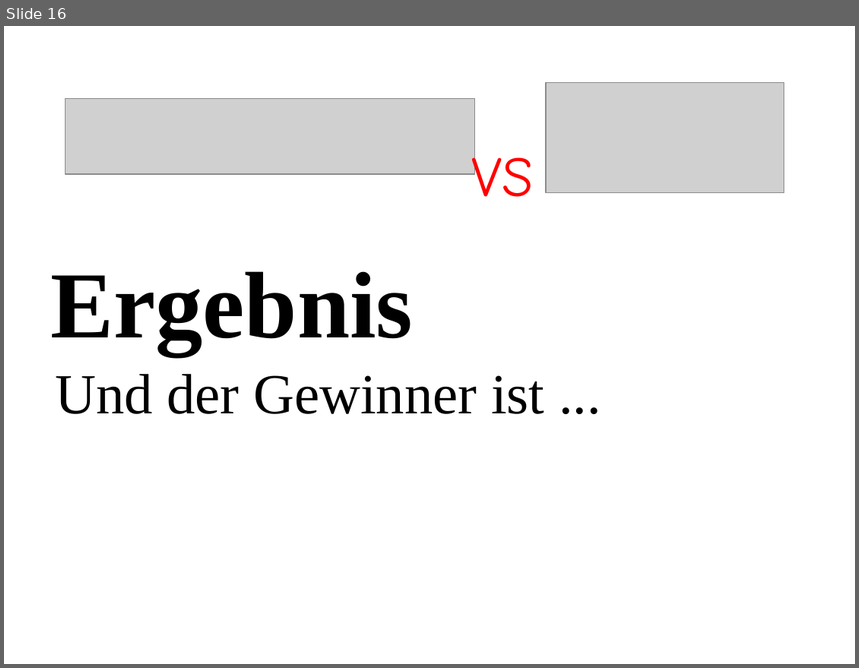
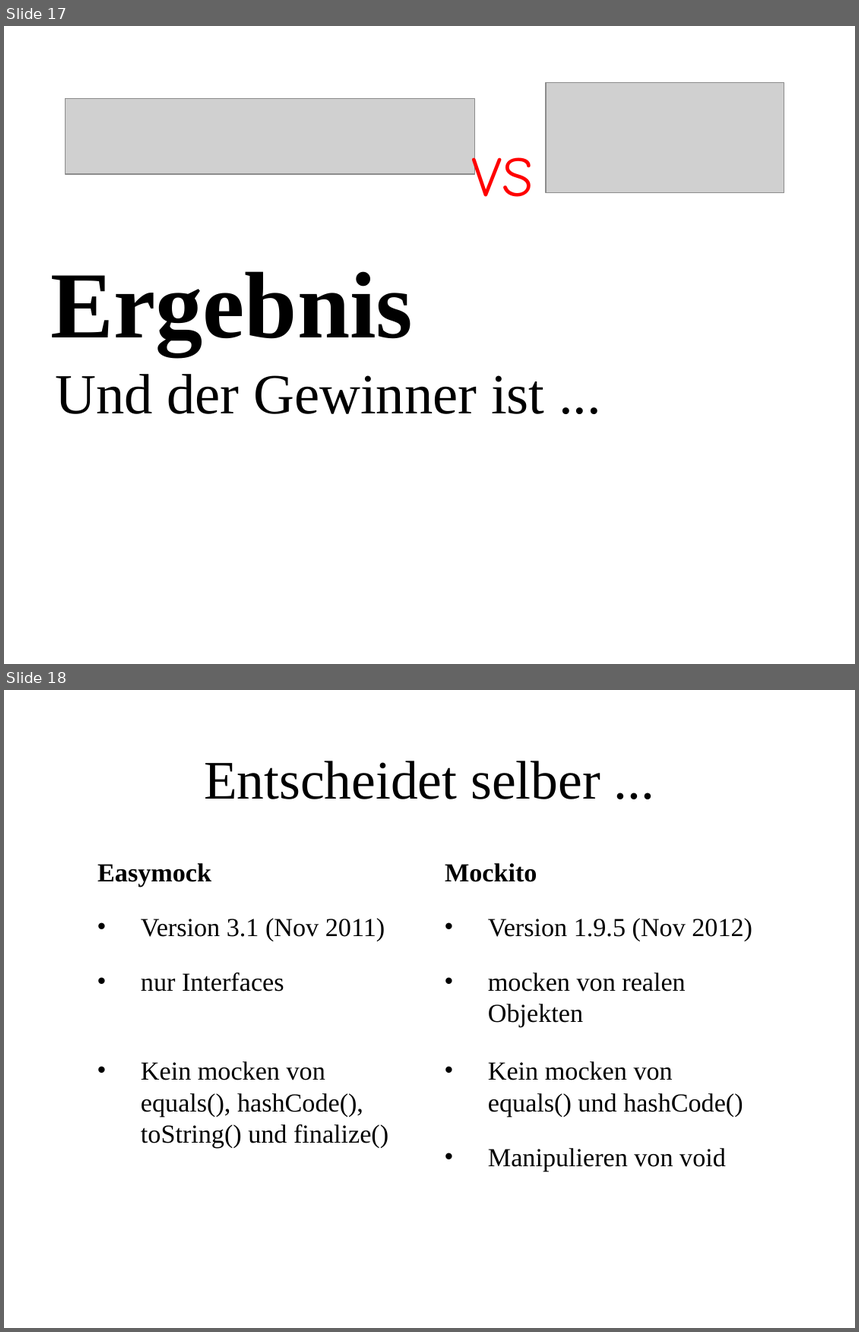
Before and after one commit to dataduke/Mocking, a slide deck: Präsentation.pptx. Shown one above the other, each under a label of ours: slide 16 before the commit, slides 17 and 18 after it. The pictures are 859x668 and 859x1332 pixels, drawn with LibreOffice and Linux fonts; fonts in the diff are those of the drawing; grey boxes stand for pictures; background and template pictures are left out. Boxes give left, top, right and bottom in pixels: in the first picture for what was removed or moved away, otherwise in the second. Text is boxed around its words. In the diff, an @@ line names an element or a change of style, - is before the commit and + after.

```diff
--- a/Präsentation.pptx
+++ b/Präsentation.pptx
@@ slide 18 added at bbox=[4, 690, 855, 1328], background picture (left out) @@
@@ title added at bbox=[204, 761, 601, 799], 46 pt, text #000000 @@
+Entscheidet selber ...
@@ text added at bbox=[97, 863, 385, 992], 22 pt, text #000000 @@
+Easymock
+• Version 3.1 (Nov 2011)
+• nur Interfaces
@@ text added at bbox=[445, 863, 753, 1027], 22 pt, text #000000 @@
+Mockito
+• Version 1.9.5 (Nov 2012)
+• mocken von realen Objekten
@@ text added at bbox=[141, 1062, 389, 1148], 22 pt, text #000000 @@
+• Kein mocken von equals(), hashCode(), toString() und finalize()
@@ text added at bbox=[488, 1062, 743, 1172], 22 pt, text #000000 @@
+• Kein mocken von equals() und hashCode()
+• Manipulieren von void
@@ what was slide 16 is now slide 17 @@
```
Also in this commit, not shown: 2 other slides added, 2 slides removed, 2 other files.
